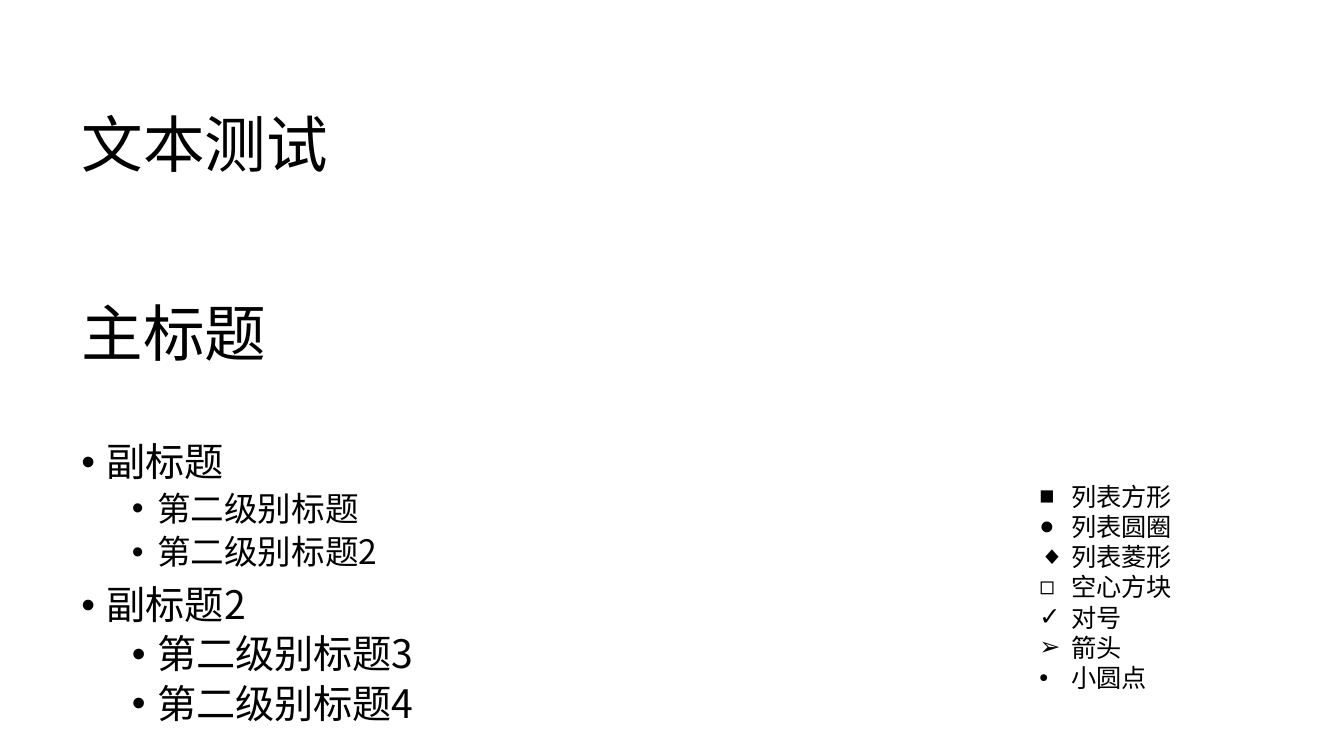
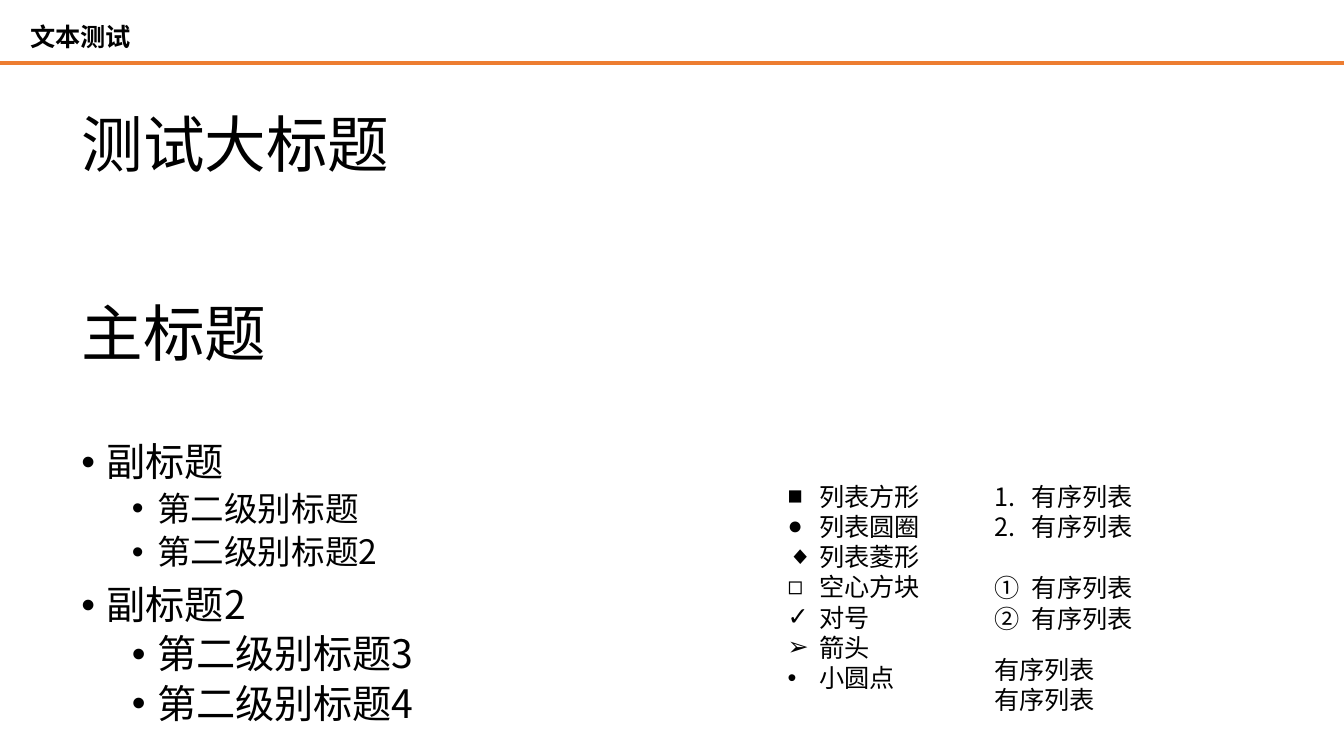
Before and after one commit to 501351981/pptx-preview, a slide deck: slide 4 of examples/dist/1.pptx (slide 2 before the commit). Drawn at 1344x756 pixels with LibreOffice and Linux fonts; fonts in the diff are those of the drawing. Boxes give left, top, right and bottom in pixels: in the first picture for what was removed or moved away, otherwise in the second. Text is boxed around its words. In the diff, an @@ line names an element or a change of style, - is before the commit and + after.

```diff
--- a/examples/dist/1.pptx
+++ b/examples/dist/1.pptx
@@ text added at bbox=[30, 24, 131, 49], 18 pt, text #000000, bold @@
+文本测试
@@ line added from (0, 63) to (1344, 63), #ED7D31 3 pt @@
@@ text at bbox=[81, 115, 389, 172]: text changed @@
-文本测试
+测试大标题
@@ text "列表方形": place and size @@
-text "列表方形" at bbox=[1071, 484, 1172, 689]
+text "列表方形" at bbox=[819, 484, 920, 689]
@@ text added at bbox=[1032, 484, 1133, 538], 18 pt, text #000000 @@
+1. 有序列表
+2. 有序列表
@@ text added at bbox=[1032, 575, 1133, 630], 18 pt, text #000000 @@
+1. 有序列表
+2. 有序列表
@@ text added at bbox=[994, 657, 1095, 711], 18 pt, text #000000 @@
+1. 有序列表
+2. 有序列表
```
Also in this commit, not shown: 2 other slides changed, 3 slides added, 1 slide removed, 12 other files.
